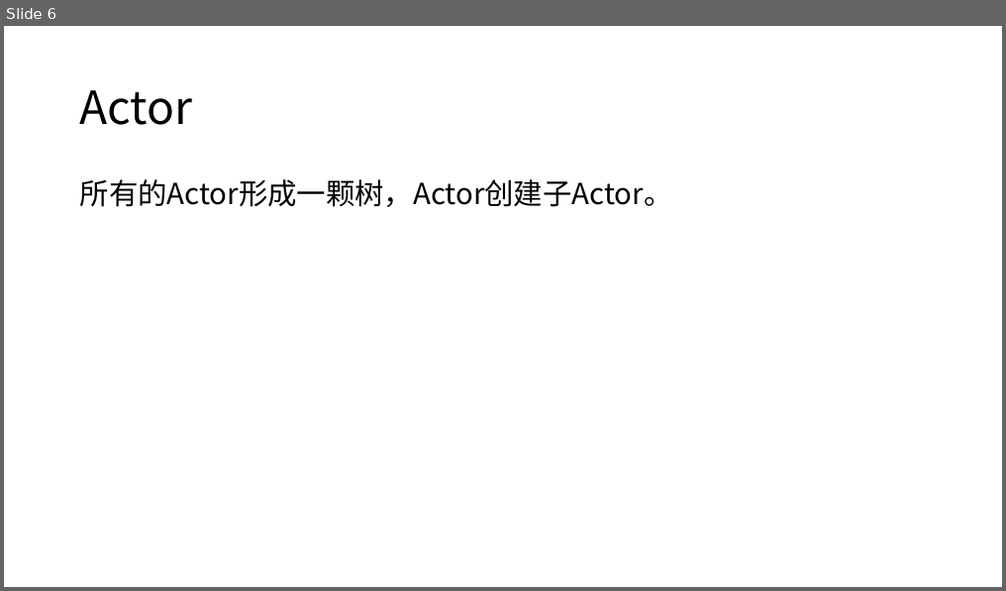
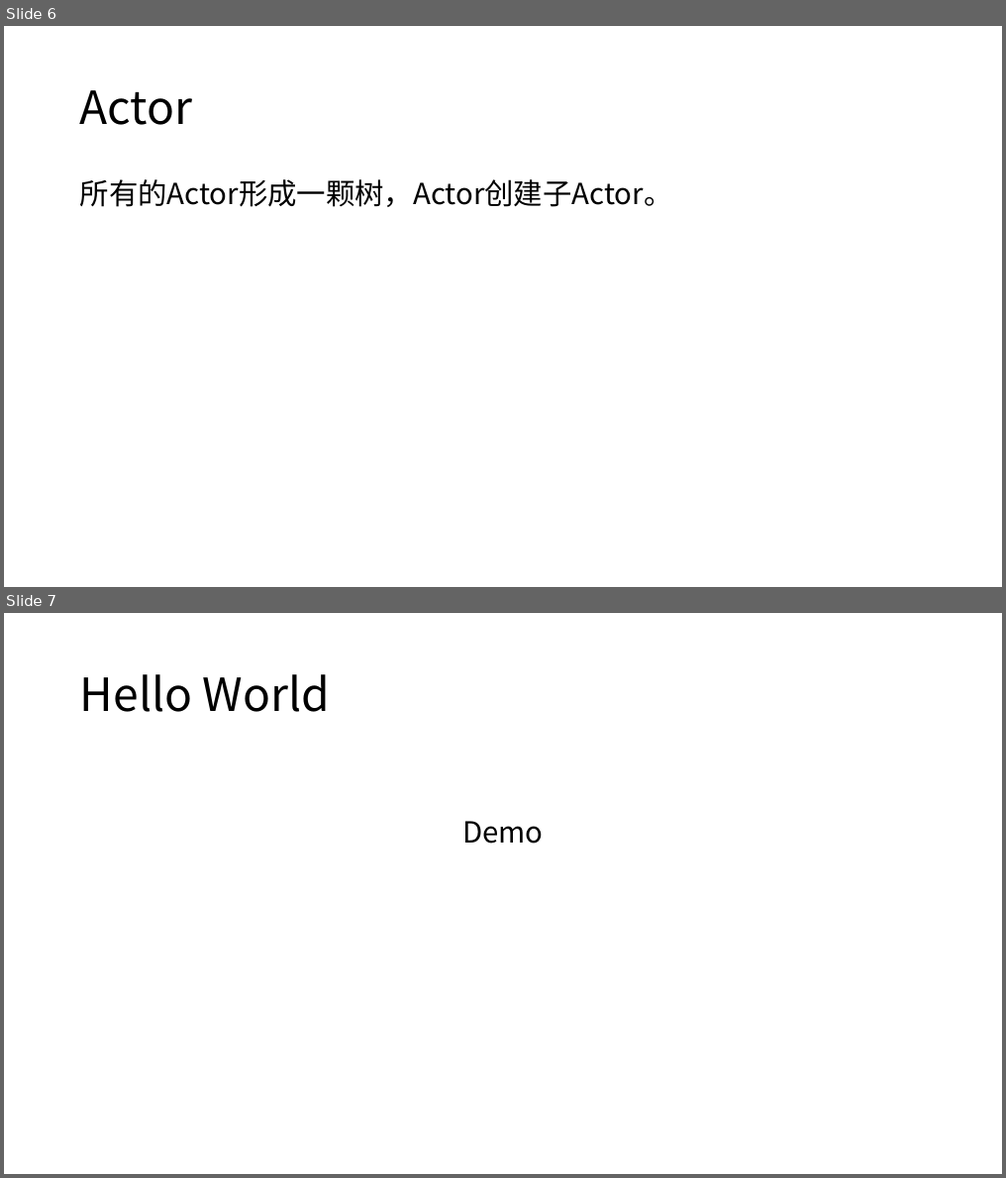
Before and after one commit to axzxs2001/ProtoActorSample, a slide deck: ProtoActorSample/Proto.Actor.pptx. Shown one above the other, each under a label of ours: slide 6 before the commit, slides 6 and 7 after it. The pictures are 1006x591 and 1006x1178 pixels, drawn with LibreOffice and Linux fonts; fonts in the diff are those of the drawing. Boxes give left, top, right and bottom in pixels: in the first picture for what was removed or moved away, otherwise in the second. Text is boxed around its words. In the diff, an @@ line names an element or a change of style, - is before the commit and + after.

```diff
--- a/ProtoActorSample/Proto.Actor.pptx
+++ b/ProtoActorSample/Proto.Actor.pptx
@@ slide 7 added at box(4, 613, 1002, 1174), background #FFFFFF @@
@@ title added at box(80, 674, 330, 712), 44 pt, text #000000 @@
+Hello World
@@ text added at box(462, 821, 543, 844), 28 pt, text #000000 @@
+Demo
```
Also in this commit, not shown: 3 other slides added, 3 other files.
